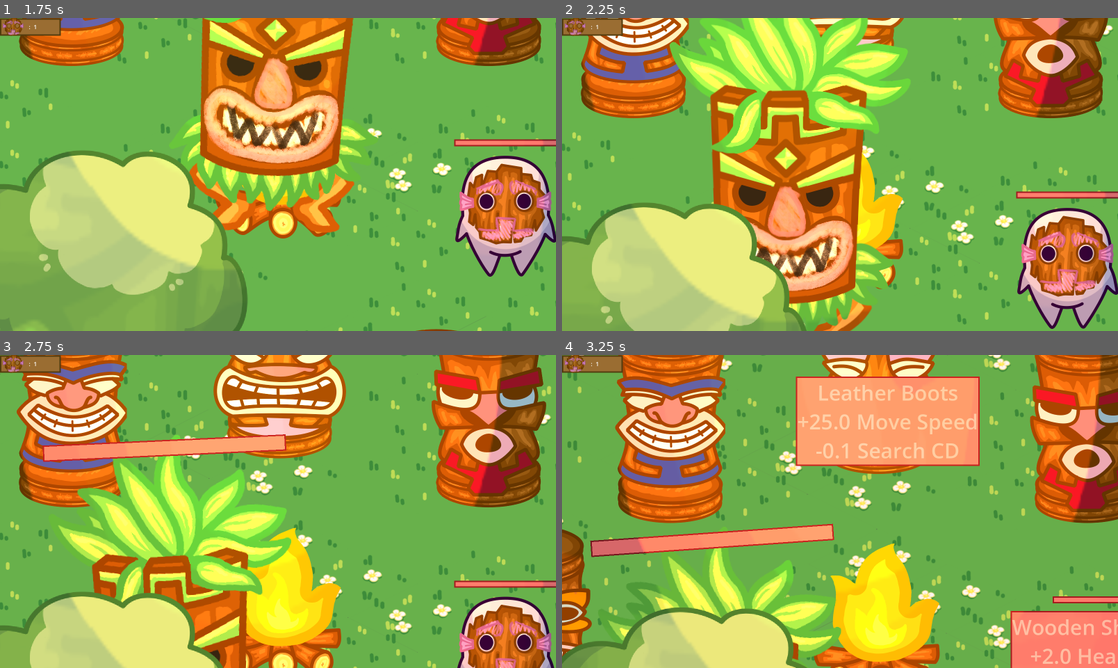
Above: before the commit, frames 1-4 (two rows, left to right).
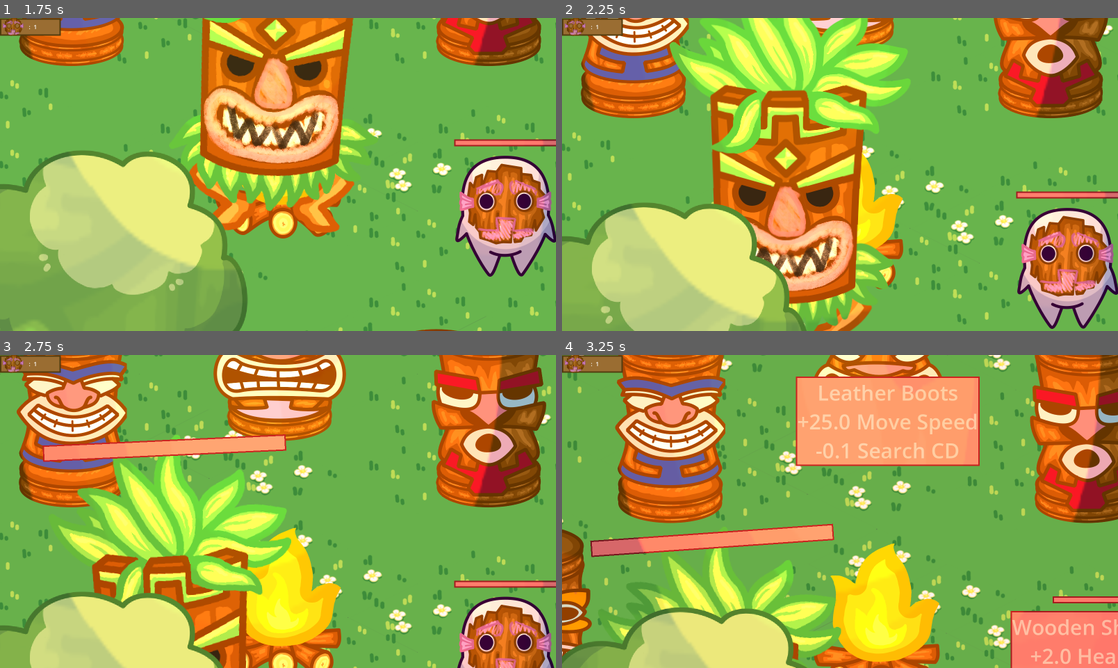
Above: after the commit, the same moments.

Repository: Kayno0o/gwj-86-godot
Game: Godot game, scene res://stages/main_menu/main_menu.tscn
Two runs of this game, one before a commit and one after it. Both use one fixed random seed, a clock stepped at 60 frames per second and the inputs below.
Inputs (mouse positions are in pixels of both pictures, inside the frame that each line leads up to):
- Up to frame 1 (1.75 s): click "Play" at 0.5 s; tap Enter at 1.25 s; move the mouse to (278, 171) at 1.27 s; hold Up (go up) from 1.28 s (still down); tap K at 1.35 s; click (278, 171) at 1.42 s
- Up to frame 2 (2.25 s): keep holding Up (go up); move the mouse to (1006, 221) at 2.02 s; tap K at 2.1 s
- Up to frame 3 (2.75 s): keep holding Up (go up)
- Up to frame 4 (3.25 s): move the mouse to (1051, 408) at 2.77 s; release Up (go up) at 2.78 s; hold Left (go left) from 2.78 s (still down); tap K at 2.85 s; click (1051, 408) at 2.92 s

Frame 1 is identical in both runs. In frame 2, 0.5% of the frame differs, in the area x 44-62%, y 0-10%; in frame 3, 5.0%, in the area x 38-63%, y 0-34%; in frame 4, 1.5%.

Commit message:
fix: totem position

Diff:
--- a/props/totem/totem.tscn
+++ b/props/totem/totem.tscn
@@ -22,6 +22,13 @@
 [ext_resource type="Script" uid="uid://cqhyds4fvv6u1" path="res://props/fire/fire.gd" id="20_wn2fh"]
 [ext_resource type="Texture2D" uid="uid://densh2u1mkjil" path="res://assets/fire.png" id="21_wn2fh"]
 [ext_resource type="Script" uid="uid://c6fwb73mxxhgy" path="res://Ui/window.gd" id="22_wn2fh"]
+
+[sub_resource type="CircleShape2D" id="CircleShape2D_waqct"]
+radius = 218.66183
+
+[sub_resource type="CapsuleShape2D" id="CapsuleShape2D_q76w8"]
+radius = 161.5
+height = 1989.0
 
 [sub_resource type="AtlasTexture" id="AtlasTexture_42wbl"]
 atlas = ExtResource("9_waqct")
@@ -73,28 +80,58 @@
 "speed": 5.0
 }]
 
-[sub_resource type="CapsuleShape2D" id="CapsuleShape2D_q76w8"]
-radius = 161.5
-height = 1989.0
-
-[sub_resource type="CircleShape2D" id="CircleShape2D_waqct"]
-radius = 218.66183
-
 [node name="TotemZone" type="Node2D"]
 z_index = 1
 z_as_relative = false
 y_sort_enabled = true
 
+[node name="fire" type="Node2D" parent="."]
+z_index = 1
+z_as_relative = false
+y_sort_enabled = true
+script = ExtResource("20_wn2fh")
+
+[node name="Sprite2D" type="Sprite2D" parent="fire"]
+z_index = 1
+z_as_relative = false
+y_sort_enabled = true
+position = Vector2(4, 0)
+texture = ExtResource("21_wn2fh")
+offset = Vector2(-184, -151)
+
+[node name="PointLight2D" type="PointLight2D" parent="fire/Sprite2D"]
+position = Vector2(-1067.9999, -1276.4996)
+scale = Vector2(5.1125, 10.4383335)
+color = Color(0.654902, 0.4862745, 0.18431373, 0.57254905)
+energy = 2.0
+shadow_enabled = true
+shadow_color = Color(0, 0, 0, 1)
+texture = ExtResource("21_wn2fh")
+
+[node name="Area2D" type="Area2D" parent="fire"]
+
+[node name="CollisionShape2D" type="CollisionShape2D" parent="fire/Area2D"]
+shape = SubResource("CircleShape2D_waqct")
+
 [node name="Totem" type="Node2D" parent="."]
 z_index = 1
 z_as_relative = false
 y_sort_enabled = true
+position = Vector2(0, -604)
 script = ExtResource("1_7ndw4")
+
+[node name="Area2D" type="Area2D" parent="Totem"]
+collision_mask = 0
+
+[node name="CollisionShape2D" type="CollisionShape2D" parent="Totem/Area2D"]
+position = Vector2(-1.5, -993)
+shape = SubResource("CapsuleShape2D_q76w8")
 
 [node name="Sprites" type="Node2D" parent="Totem"]
 z_index = 1
 z_as_relative = false
 y_sort_enabled = true
+position = Vector2(0, 554)
 
 [node name="base" type="Sprite2D" parent="Totem/Sprites"]
 z_index = 1
@@ -170,14 +207,6 @@
 y_sort_enabled = true
 sprite_frames = SubResource("SpriteFrames_1bhy3")
 offset = Vector2(-3, -2535)
-
-[node name="Area2D" type="Area2D" parent="Totem"]
-collision_mask = 0
-
-[node name="CollisionShape2D" type="CollisionShape2D" parent="Totem/Area2D"]
-visible = false
-position = Vector2(-1.5, -1548.5)
-shape = SubResource("CapsuleShape2D_q76w8")
 
 [node name="redtotem" parent="." instance=ExtResource("5_xabt0")]
 position = Vector2(600, -410)
@@ -1447,34 +1476,6 @@
 })
 metadata/_custom_type_script = "uid://ca0dgeimti308"
 
-[node name="fire" type="Node2D" parent="."]
-z_index = 1
-z_as_relative = false
-y_sort_enabled = true
-script = ExtResource("20_wn2fh")
-
-[node name="Sprite2D" type="Sprite2D" parent="fire"]
-z_index = 1
-z_as_relative = false
-y_sort_enabled = true
-position = Vector2(4, 0)
-texture = ExtResource("21_wn2fh")
-offset = Vector2(-184, -151)
-
-[node name="PointLight2D" type="PointLight2D" parent="fire/Sprite2D"]
-position = Vector2(-1067.9999, -1276.4996)
-scale = Vector2(5.1125, 10.4383335)
-color = Color(0.654902, 0.4862745, 0.18431373, 0.57254905)
-energy = 2.0
-shadow_enabled = true
-shadow_color = Color(0, 0, 0, 1)
-texture = ExtResource("21_wn2fh")
-
-[node name="Area2D" type="Area2D" parent="fire"]
-
-[node name="CollisionShape2D" type="CollisionShape2D" parent="fire/Area2D"]
-shape = SubResource("CircleShape2D_waqct")
-
 [node name="Sprite2D" type="Sprite2D" parent="."]
 
 [node name="tuto totem" type="Panel" parent="."]
Not shown: 1 places in props/totem/totem.tscn that only renumber resources
